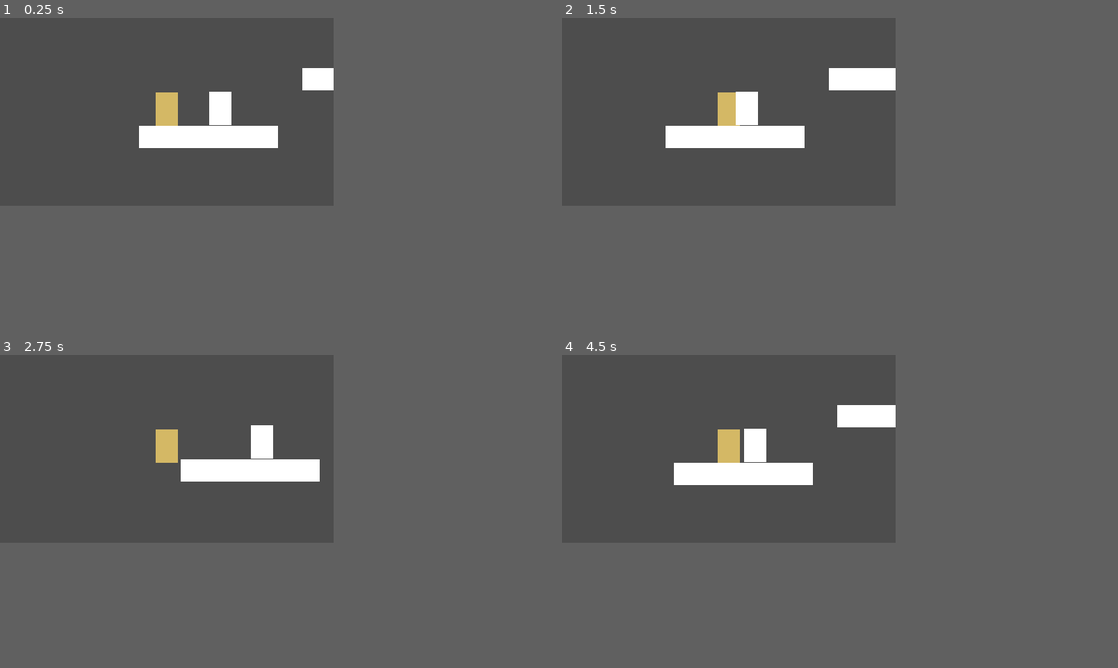
Above: before the commit, frames 1-4 (two rows, left to right).
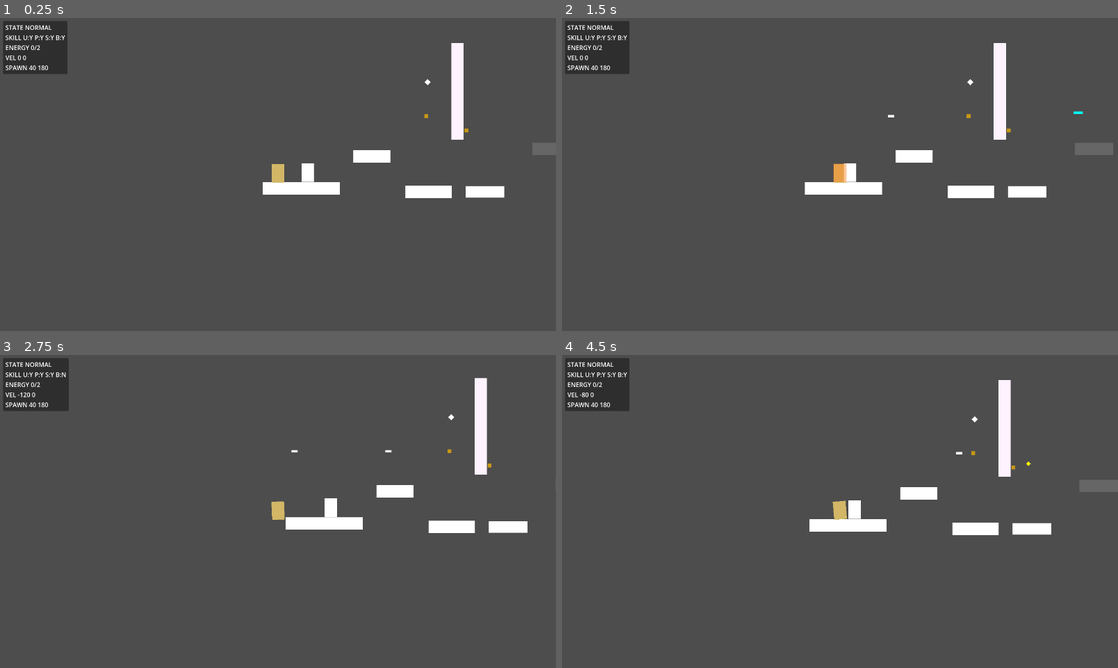
Above: after the commit, the same moments.

Repository: walle1911/DoomFist-2D
Game: Godot game, scene res://scenes/levels/rooms/Room_03_Uppercut.tscn
Two runs of this game, one before a commit and one after it. Both use one fixed random seed, a clock stepped at 60 frames per second and the inputs below.
Inputs:
- Up to frame 1 (0.25 s): no input
- Up to frame 2 (1.5 s): hold D (move_right) from 0.53 s (still down); tap Shift (block) at 0.6 s; tap Space (jump) at 0.77 s; tap J (punch) at 0.8, 1.35 s
- Up to frame 3 (2.75 s): tap Space (jump) at 1.52 s; tap E (slam) at 1.55, 2.1 s; release D (move_right) at 2.03 s; hold A (move_left) from 2.03 s (still down); tap Shift (block) at 2.3 s
- Up to frame 4 (4.5 s): release A (move_left) at 2.78 s; hold D (move_right) 2.78-4.28 s; tap Shift (block) at 2.85 s; tap Space (jump) at 3.02, 3.77 s; tap J (punch) at 3.05, 3.6 s; tap E (slam) at 3.8, 4.35 s; hold A (move_left) from 4.28 s (still down)
In our replay, the window is 480x270 before the commit and 800x450 after it. These sizes can differ from the game's own. Grey fills any space a smaller window leaves; there, only what the larger window draws over its background counts as a difference.

The runs differ from the first frame. In frame 1, 7.4% of the frame differs, in the area x 0-100%, y 1-58%; in frame 2, 7.9%; in frame 3, 6.9%; in frame 4, 7.9%.

Commit message:
Add placeholder player animation poses for skill tuning

Diff:
--- a/project.godot
+++ b/project.godot
@@ -19,6 +19,8 @@
 
 window/size/viewport_width=480
 window/size/viewport_height=270
+window/size/window_width_override=1440
+window/size/window_height_override=810
 
 [input]
 
--- /dev/null
+++ b/scenes/levels/rooms/Graybox_combinedLevel.tscn
@@ -0,0 +1,61 @@
+[gd_scene format=3 uid="uid://dgo3mhf54jr7j"]
+
+[ext_resource type="PackedScene" uid="uid://ch262e20fstje" path="res://scenes/objects/GrayPlatform.tscn" id="1_i5m6v"]
+[ext_resource type="PackedScene" uid="uid://dfw0vv8a3vl8n" path="res://scenes/projectiles/ProjectileEmitter.tscn.tscn" id="2_a27s4"]
+[ext_resource type="PackedScene" uid="uid://cnwai5t5ryhsd" path="res://scenes/projectiles/SleepDar.tscn" id="3_3f0kl"]
+[ext_resource type="PackedScene" uid="uid://bq4ay0b0gephr" path="res://scenes/projectiles/Javelin.tscn" id="4_4mqf7"]
+[ext_resource type="PackedScene" uid="uid://dlv10obfdlk16" path="res://scenes/projectiles/Flashbang.tscn" id="5_qrjqo"]
+[ext_resource type="PackedScene" uid="uid://cm2q3x0slyyue" path="res://scenes/traps/ChainTrap.tscn" id="6_33fcd"]
+[ext_resource type="PackedScene" uid="uid://sb870pah3x7m" path="res://scenes/player/Player.tscn" id="7_3f0kl"]
+
+[node name="GrayboxCombinedLevel" type="Node2D" unique_id=2097146508]
+
+[node name="GrayPlatform" parent="." unique_id=2126562549 instance=ExtResource("1_i5m6v")]
+position = Vector2(80, 253)
+
+[node name="GrayPlatform2" parent="." unique_id=995623703 instance=ExtResource("1_i5m6v")]
+position = Vector2(288, 161)
+
+[node name="GrayPlatform3" parent="." unique_id=55728234 instance=ExtResource("1_i5m6v")]
+position = Vector2(16, 89)
+platform_size = Vector2(32, 100)
+
+[node name="GrayPlatform4" parent="." unique_id=392247601 instance=ExtResource("1_i5m6v")]
+position = Vector2(479, 234)
+
+[node name="GrayPlatform5" parent="." unique_id=709697772 instance=ExtResource("1_i5m6v")]
+position = Vector2(678, 111)
+
+[node name="GrayPlatform6" parent="." unique_id=1036552996 instance=ExtResource("1_i5m6v")]
+position = Vector2(880, 134)
+platform_size = Vector2(32, 160)
+
+[node name="GrayPlatform7" parent="." unique_id=1770657245 instance=ExtResource("1_i5m6v")]
+position = Vector2(994, 306)
+
+[node name="ProjectileEmitter_tscn" parent="." unique_id=1604007596 instance=ExtResource("2_a27s4")]
+position = Vector2(40, 108)
+projectile_scene = ExtResource("3_3f0kl")
+direction = Vector2(1, 0)
+
+[node name="ProjectileEmitter_tscn2" parent="." unique_id=1931489319 instance=ExtResource("2_a27s4")]
+position = Vector2(856, 204)
+projectile_scene = ExtResource("4_4mqf7")
+
+[node name="GrayPlatform8" parent="." unique_id=448644074 instance=ExtResource("1_i5m6v")]
+position = Vector2(1149, 185)
+platform_size = Vector2(32, 160)
+
+[node name="GrayPlatform9" parent="." unique_id=1798332098 instance=ExtResource("1_i5m6v")]
+position = Vector2(1326, 167)
+
+[node name="ProjectileEmitter_tscn3" parent="." unique_id=1425892415 instance=ExtResource("2_a27s4")]
+position = Vector2(1169, 134)
+projectile_scene = ExtResource("5_qrjqo")
+direction = Vector2(1, 0)
+
+[node name="ChainTrap" parent="." unique_id=1125239169 instance=ExtResource("6_33fcd")]
+position = Vector2(1123, 142)
+
+[node name="Player" parent="." unique_id=14284688 instance=ExtResource("7_3f0kl")]
+position = Vector2(35, 181)
--- a/scenes/player/Player.tscn
+++ b/scenes/player/Player.tscn
@@ -1,6 +1,7 @@
-[gd_scene format=3 uid="uid://sb870pah3x7m"]
+[gd_scene load_steps=5 format=3 uid="uid://sb870pah3x7m"]
 
 [ext_resource type="Script" uid="uid://h3uqre6i5ueq" path="res://scripts/player/PlayerController.gd" id="1_wr5hl"]
+[ext_resource type="PackedScene" uid="uid://bhnq2orl6ikq5" path="res://scenes/ui/HUD.tscn" id="2_gx83b"]
 
 [sub_resource type="RectangleShape2D" id="RectangleShape2D_o8nba"]
 size = Vector2(20, 40)
@@ -26,7 +27,20 @@
 position = Vector2(0, -4.5)
 shape = SubResource("RectangleShape2D_wr5hl")
 
+[node name="BlockVisual" type="Polygon2D" parent="BlockArea"]
+visible = false
+position = Vector2(0, -4.5)
+color = Color(0.25, 0.75, 1, 0.38)
+polygon = PackedVector2Array(-23, -23.5, 23, -23.5, 23, 23.5, -23, 23.5)
+
 [node name="Polygon2D" type="Polygon2D" parent="." unique_id=1785172194]
 color = Color(0.8332228, 0.724551, 0.39851984, 1)
 polygon = PackedVector2Array(-16, -28, 16, -28, 16, 20, -16, 20)
 uv = PackedVector2Array(130, -35.5, 296.5, 47.5, 329, -58.5)
+
+[node name="PunchChargeVisual" type="Polygon2D" parent="."]
+visible = false
+color = Color(1, 0.5, 0.15, 0.35)
+polygon = PackedVector2Array(0, -34, 25, -12, 25, 20, 0, 30, -25, 20, -25, -12)
+
+[node name="HUD" parent="." instance=ExtResource("2_gx83b")]
--- a/scenes/projectiles/SleepDartEmitter.tscn
+++ /dev/null
@@ -1,10 +0,0 @@
-[gd_scene format=3 uid="uid://ct54xcacb0u2g"]
-
-[ext_resource type="Script" uid="uid://bead6slthilrj" path="res://scripts/projectiles/SleepDartEmitter.gd" id="1_qpwe2"]
-
-[node name="SleepDartEmitter" type="Node2D" unique_id=2025354896]
-script = ExtResource("1_qpwe2")
-
-[node name="Polygon2D" type="Polygon2D" parent="." unique_id=60346264]
-color = Color(0.50980395, 0, 0.047058824, 1)
-polygon = PackedVector2Array(-5, -5, 5, -5, 5, 5, -5, 5)
--- a/scenes/ui/HUD.tscn
+++ b/scenes/ui/HUD.tscn
@@ -1,3 +1,24 @@
-[gd_scene format=3 uid="uid://bhnq2orl6ikq5"]
+[gd_scene load_steps=2 format=3 uid="uid://bhnq2orl6ikq5"]
 
-[node name="Hud" type="Node2D" unique_id=1899370913]
+[ext_resource type="Script" path="res://scripts/ui/DebugHUD.gd" id="1_qd3h7"]
+
+[node name="HUD" type="CanvasLayer" unique_id=1899370913]
+layer = 20
+script = ExtResource("1_qd3h7")
+
+[node name="Panel" type="PanelContainer" parent="."]
+offset_left = 8.0
+offset_top = 8.0
+offset_right = 168.0
+offset_bottom = 100.0
+
+[node name="MarginContainer" type="MarginContainer" parent="Panel"]
+layout_mode = 2
+theme_override_constants/margin_left = 6
+theme_override_constants/margin_top = 5
+theme_override_constants/margin_right = 6
+theme_override_constants/margin_bottom = 5
+
+[node name="StatusLabel" type="Label" parent="Panel/MarginContainer"]
+layout_mode = 2
+text = "DEBUG"
--- a/scripts/player/PlayerController.gd
+++ b/scripts/player/PlayerController.gd
@@ -136,10 +136,39 @@
 var chain_swing_direction: float = 1.0
 
 
+# =========================
+# 临时美术表现
+# =========================
+
+@export var visual_base_color: Color = Color(0.83, 0.72, 0.40, 1.0)
+@export var visual_punch_color: Color = Color(1.0, 0.52, 0.14, 1.0)
+@export var visual_full_charge_color: Color = Color(1.0, 0.88, 0.18, 1.0)
+@export var visual_slam_color: Color = Color(0.35, 0.68, 1.0, 1.0)
+@export var visual_block_color: Color = Color(0.35, 0.9, 1.0, 1.0)
+@export var visual_locked_color: Color = Color(0.62, 0.64, 0.74, 1.0)
+@export var visual_chain_color: Color = Color(0.58, 0.78, 1.0, 1.0)
+@export var visual_silence_color: Color = Color(0.9, 0.9, 0.35, 1.0)
+@export var afterimage_interval: float = 0.035
+@export var afterimage_lifetime: float = 0.18
+@export var slam_impact_lifetime: float = 0.22
+@export var visual_pose_lerp_speed: float = 18.0
+@export var visual_idle_bob_amount: float = 1.2
+@export var visual_idle_bob_speed: float = 5.0
+@export var visual_run_bob_amount: float = 2.4
+@export var visual_run_bob_speed: float = 14.0
+@export var visual_run_lean_degrees: float = 5.0
+@export var visual_air_lean_degrees: float = 6.0
+
+var afterimage_timer: float = 0.0
+var visual_anim_time: float = 0.0
+var chain_visual_tilt: float = 0.0
+
+
 func _ready() -> void:
 	spawn_position = global_position
 	block_area.area_entered.connect(_on_block_area_entered)
 	block_shape.disabled = true
+	update_skill_visuals(0.0)
 
 func _physics_process(delta: float) -> void:
 	if Input.is_action_just_pressed("restart"):
@@ -151,6 +180,7 @@
 	if is_chained:
 		handle_chain_hold(delta)
 		move_and_slide()
+		update_skill_visuals(delta)
 		return
 
 	if is_control_locked:
@@ -158,6 +188,7 @@
 		move_and_slide()
 		check_punch_collisions()
 		check_slam_landing()
+		update_skill_visuals(delta)
 		return
 
 	if is_punch_dashing:
@@ -199,10 +230,13 @@
 
 	check_punch_collisions()
 	check_slam_landing()
+	update_skill_visuals(delta)
 
 @onready var block_area: Area2D = $BlockArea
 @onready var block_shape: CollisionShape2D = $BlockArea/CollisionShape2D
 @onready var body_polygon: Polygon2D = get_node_or_null("Polygon2D") as Polygon2D
+@onready var block_visual: CanvasItem = get_node_or_null("BlockArea/BlockVisual") as CanvasItem
+@onready var punch_charge_visual: Polygon2D = get_node_or_null("PunchChargeVisual") as Polygon2D
 
 
 # =========================
@@ -285,6 +319,7 @@
 	velocity.y = uppercut_velocity
 	velocity.x *= uppercut_horizontal_keep
 	can_uppercut = false
+	spawn_burst_effect(global_position + Vector2(0.0, 16.0), Color(0.55, 0.85, 1.0, 0.55), Vector2(30.0, 10.0), 0.16)
 
 
 # =========================
@@ -337,10 +372,16 @@
 	# 冲刺开始时先拉平竖直速度，让重拳是直接水平打出去
 	velocity.y = 0.0
 	velocity.x = punch_dash_direction * punch_current_speed
+	spawn_punch_afterimage()
 
 
 func handle_punch_dash(delta: float) -> void:
 	velocity.x = punch_dash_direction * punch_current_speed
+	afterimage_timer -= delta
+
+	if afterimage_timer <= 0.0:
+		spawn_punch_afterimage()
+		afterimage_timer = afterimage_interval
 
 	# 冲刺阶段仍受弱重力影响，角色会轻微下垂
 	velocity.y += gravity * punch_dash_gravity_scale * delta
@@ -403,6 +444,7 @@
 	can_slam = false
 	slam_time_left = slam_max_duration
 	slam_direction = facing_direction
+	spawn_burst_effect(global_position + Vector2(0.0, 8.0), Color(0.25, 0.55, 1.0, 0.45), Vector2(18.0, 26.0), 0.16)
 
 	# 清掉跳跃缓冲，避免裂地结束后自动触发跳跃 / 上勾拳
 	jump_buffer_timer = 0.0
@@ -441,6 +483,7 @@
 	if landed:
 		# 落地后保留少量水平惯性，防止落地后继续横飞太远
 		velocity.x *= slam_landing_x_keep
+		spawn_burst_effect(global_position + Vector2(0.0, 22.0), Color(0.45, 0.75, 1.0, 0.55), Vector2(58.0, 10.0), slam_impact_lifetime)
 	else:
 		# 空中持续时间结束，则恢复普通空中状态，不强行清掉竖直速度
 		velocity.x *= 0.6
@@ -472,6 +515,7 @@
 	is_blocking = true
 	can_block = false
 	block_timer = block_duration
+	spawn_burst_effect(global_position, Color(0.25, 0.85, 1.0, 0.35), Vector2(42.0, 54.0), 0.12)
 
 	# 防止格挡开始前的 Space 缓冲在结束后触发上勾拳
 	jump_buffer_timer = 0.0
@@ -634,19 +678,13 @@
 
 
 func update_chain_visual_tilt() -> void:
-	if body_polygon == null:
-		return
-
 	var speed_ratio: float = chain_velocity.x / chain_max_pull_speed
 	speed_ratio = clampf(speed_ratio, -1.0, 1.0)
-	body_polygon.rotation = deg_to_rad(chain_visual_tilt_degrees) * speed_ratio
+	chain_visual_tilt = deg_to_rad(chain_visual_tilt_degrees) * speed_ratio
 
 
 func reset_chain_visual_tilt() -> void:
-	if body_polygon == null:
-		return
-
-	body_polygon.rotation = 0.0
+	chain_visual_tilt = 0.0
 
 
 func end_chain_hold() -> void:
@@ -667,6 +705,204 @@
 	block_cooldown_timer = 0.0
 
 
+func get_debug_text() -> String:
+	return "STATE %s\nSKILL U:%s P:%s S:%s B:%s\nENERGY %d/%d\nVEL %.0f %.0f\nSPAWN %.0f %.0f" % [
+		get_debug_state_name(),
+		debug_flag(can_uppercut),
+		debug_flag(can_punch),
+		debug_flag(can_slam),
+		debug_flag(can_block and block_cooldown_timer <= 0.0),
+		fist_energy,
+		max_fist_energy,
+		velocity.x,
+		velocity.y,
+		spawn_position.x,
+		spawn_position.y,
+	]
+
+
+func get_debug_state_name() -> String:
+	if is_chained:
+		return "CHAIN"
+	if is_control_locked:
+		return "LOCK"
+	if is_blocking:
+		return "BLOCK"
+	if is_punch_dashing:
+		return "PUNCH"
+	if is_slamming:
+		return "SLAM"
+	if skill_silence_timer > 0.0:
+		return "SILENCE"
+	if slow_timer > 0.0:
+		return "SLOW"
+
+	return "NORMAL"
+
+
+func debug_flag(value: bool) -> String:
+	if value:
+		return "Y"
+
+	return "N"
+
+
+# =========================
+# 临时美术表现
+# =========================
+
+func update_skill_visuals(delta: float) -> void:
+	visual_anim_time += delta
+
+	if body_polygon != null:
+		body_polygon.color = get_body_visual_color()
+		update_placeholder_pose(delta)
+
+	if block_visual != null:
+		block_visual.visible = is_blocking
+
+	if punch_charge_visual != null:
+		update_punch_charge_visual(delta)
+
+
+func get_body_visual_color() -> Color:
+	if is_chained:
+		return visual_chain_color
+	if is_control_locked:
+		return visual_locked_color
+	if is_blocking:
+		return visual_block_color
+	if is_slamming:
+		return visual_slam_color
+	if is_punch_dashing:
+		if punch_is_full_charged:
+			return visual_full_charge_color
+		return visual_punch_color
+	if skill_silence_timer > 0.0:
+		return visual_silence_color
+
+	return visual_base_color
+
+
+func update_punch_charge_visual(_delta: float) -> void:
+	if not punch_button_holding:
+		punch_charge_visual.visible = false
+		return
+
+	var charge_ratio: float = clampf(punch_hold_time / punch_full_charge_time, 0.0, 1.0)
+	punch_charge_visual.visible = true
+	punch_charge_visual.scale = Vector2.ONE * (0.85 + charge_ratio * 0.35)
+	punch_charge_visual.color = Color(1.0, 0.38 + charge_ratio * 0.45, 0.12, 0.22 + charge_ratio * 0.32)
+
+
+func update_placeholder_pose(delta: float) -> void:
+	var pose: Dictionary = get_placeholder_pose()
+	var target_position: Vector2 = pose["position"] as Vector2
+	var target_scale: Vector2 = pose["scale"] as Vector2
+	var target_rotation: float = float(pose["rotation"])
+	var pose_weight: float = visual_pose_lerp_speed * delta
+
+	if pose_weight > 1.0:
+		pose_weight = 1.0
+
+	body_polygon.position = body_polygon.position.lerp(target_position, pose_weight)
+	body_polygon.scale = body_polygon.scale.lerp(target_scale, pose_weight)
+	body_polygon.rotation = lerpf(body_polygon.rotation, target_rotation, pose_weight)
+
+
+func get_placeholder_pose() -> Dictionary:
+	var target_position := Vector2.ZERO
+	var target_scale := Vector2.ONE
+	var target_rotation := 0.0
+
+	if is_chained:
+		target_position = Vector2(0.0, 2.0)
+		target_scale = Vector2(0.92, 1.1)
+		target_rotation = chain_visual_tilt
+	elif is_control_locked:
+		target_position = Vector2(0.0, 3.0)
+		target_scale = Vector2(1.08, 0.92)
+		target_rotation = deg_to_rad(-4.0 * facing_direction)
+	elif is_blocking:
+		target_position = Vector2(-2.0 * facing_direction, 1.0)
+		target_scale = Vector2(0.9, 1.08)
+	elif is_slamming:
+		target_position = Vector2(0.0, 1.0)
+		target_scale = Vector2(0.9, 1.24)
+		target_rotation = deg_to_rad(12.0 * slam_direction)
+	elif is_punch_dashing:
+		target_scale = Vector2(1.38, 0.78)
+		target_rotation = deg_to_rad(-3.0 * punch_dash_direction)
+	elif punch_button_holding:
+		var charge_ratio: float = clampf(punch_hold_time / punch_full_charge_time, 0.0, 1.0)
+		target_scale = Vector2(1.0 - charge_ratio * 0.12, 1.0 + charge_ratio * 0.16)
+		target_position = Vector2(-2.0 * facing_direction * charge_ratio, 0.0)
+	elif not is_on_floor():
+		if velocity.y < 0.0:
+			target_position = Vector2(0.0, -1.0)
+			target_scale = Vector2(0.92, 1.08)
+			target_rotation = deg_to_rad(-visual_air_lean_degrees * facing_direction)
+		else:
+			target_position = Vector2(0.0, 2.0)
+			target_scale = Vector2(1.04, 0.96)
+			target_rotation = deg_to_rad(visual_air_lean_degrees * 0.5 * facing_direction)
+	elif absf(velocity.x) > 10.0:
+		var run_phase: float = sin(visual_anim_time * visual_run_bob_speed)
+		target_position = Vector2(0.0, absf(run_phase) * visual_run_bob_amount)
+		target_scale = Vector2(1.04, 0.96 + absf(run_phase) * 0.04)
+		target_rotation = deg_to_rad(visual_run_lean_degrees * facing_direction)
+	else:
+		var idle_phase: float = sin(visual_anim_time * visual_idle_bob_speed)
+		target_position = Vector2(0.0, idle_phase * visual_idle_bob_amount)
+		target_scale = Vector2(1.0 + idle_phase * 0.015, 1.0 - idle_phase * 0.015)
+
+	return {
+		"position": target_position,
+		"scale": target_scale,
+		"rotation": target_rotation,
+	}
+
+
+func spawn_punch_afterimage() -> void:
+	if body_polygon == null or get_parent() == null:
+		return
+
+	var afterimage := Polygon2D.new()
+	afterimage.global_position = body_polygon.global_position
+	afterimage.global_rotation = body_polygon.global_rotation
+	afterimage.global_scale = body_polygon.global_scale
+	afterimage.polygon = body_polygon.polygon
+	afterimage.color = Color(visual_punch_color.r, visual_punch_color.g, visual_punch_color.b, 0.42)
+	get_parent().add_child(afterimage)
+
+	var tween := afterimage.create_tween()
+	tween.tween_property(afterimage, "modulate:a", 0.0, afterimage_lifetime)
+	tween.parallel().tween_property(afterimage, "scale", Vector2(1.18, 1.02), afterimage_lifetime)
+	tween.tween_callback(afterimage.queue_free)
+
+
+func spawn_burst_effect(effect_position: Vector2, effect_color: Color, effect_size: Vector2, lifetime: float) -> void:
+	if get_parent() == null:
+		return
+
+	var burst := Polygon2D.new()
+	var half_size: Vector2 = effect_size * 0.5
+	burst.polygon = PackedVector2Array([
+		Vector2(-half_size.x, -half_size.y),
+		Vector2(half_size.x, -half_size.y),
+		Vector2(half_size.x, half_size.y),
+		Vector2(-half_size.x, half_size.y)
+	])
+	burst.global_position = effect_position
+	burst.color = effect_color
+	get_parent().add_child(burst)
+
+	var tween := burst.create_tween()
+	tween.tween_property(burst, "modulate:a", 0.0, lifetime)
+	tween.parallel().tween_property(burst, "scale", Vector2(1.45, 1.45), lifetime)
+	tween.tween_callback(burst.queue_free)
+
+
 
 # =========================
 # 检查点 / 重生
--- a/scripts/trap/ChainTrap.gd
+++ b/scripts/trap/ChainTrap.gd
@@ -18,6 +18,10 @@
 @export var retract_time: float = 0.10
 @export var max_chain_length: float = 96.0
 @export var chain_hitbox_thickness: float = 18.0
+@export var chain_wait_color: Color = Color(0.15, 0.55, 0.7, 0.0)
+@export var chain_warning_color: Color = Color(1.0, 0.2, 0.12, 0.7)
+@export var chain_fire_color: Color = Color(0.75, 0.95, 1.0, 1.0)
+@export var chain_hold_color: Color = Color(0.35, 0.75, 1.0, 1.0)
 
 @onready var grab_point: Marker2D = $GrabPoint
 @onready var chain_line: Line2D = $ChainLine
@@ -113,7 +117,7 @@
 	chain_state = ChainState.WARNING
 	state_duration = max(warning_time, 0.0)
 	state_timer = state_duration
-	hide_chain_line()
+	show_warning_line()
 	set_chain_hitbox_active(false)
 
 	if state_timer <= 0.0:
@@ -125,6 +129,7 @@
 	state_duration = max(extend_time, 0.001)
 	state_timer = state_duration
 	chain_line.visible = true
+	chain_line.default_color = chain_fire_color
 	update_chain_progress(0.0)
 	set_chain_hitbox_active(true)
 
@@ -148,6 +153,7 @@
 	state_duration = max(hold_duration, 0.0)
 	state_timer = state_duration
 	chain_line.visible = true
+	chain_line.default_color = chain_hold_color
 	set_chain_hitbox_active(false)
 	update_chain_line_to_target()
 
@@ -162,6 +168,7 @@
 	state_timer = state_duration
 	clear_chained_target()
 	chain_line.visible = true
+	chain_line.default_color = chain_fire_color
 	set_chain_hitbox_active(false)
 	update_chain_progress(1.0)
 
@@ -236,9 +243,19 @@
 
 func hide_chain_line() -> void:
 	chain_line.visible = false
+	chain_line.default_color = chain_wait_color
 	chain_line.points = PackedVector2Array([
 		Vector2.ZERO,
 		Vector2.ZERO
+	])
+
+
+func show_warning_line() -> void:
+	chain_line.visible = true
+	chain_line.default_color = chain_warning_color
+	chain_line.points = PackedVector2Array([
+		Vector2.ZERO,
+		grab_point.position
 	])
 
 
--- /dev/null
+++ b/scripts/ui/DebugHUD.gd
@@ -0,0 +1,31 @@
+extends CanvasLayer
+
+@export var refresh_interval: float = 0.08
+
+@onready var status_label: Label = $Panel/MarginContainer/StatusLabel
+
+var target_player: Node = null
+var refresh_timer: float = 0.0
+
+
+func _ready() -> void:
+	target_player = get_parent()
+	update_debug_text()
+
+
+func _process(delta: float) -> void:
+	refresh_timer -= delta
+
+	if refresh_timer > 0.0:
+		return
+
+	refresh_timer = refresh_interval
+	update_debug_text()
+
+
+func update_debug_text() -> void:
+	if target_player == null or not target_player.has_method("get_debug_text"):
+		status_label.text = "NO PLAYER"
+		return
+
+	status_label.text = str(target_player.call("get_debug_text"))
Not shown, added: scripts/ui/DebugHUD.gd.uid
